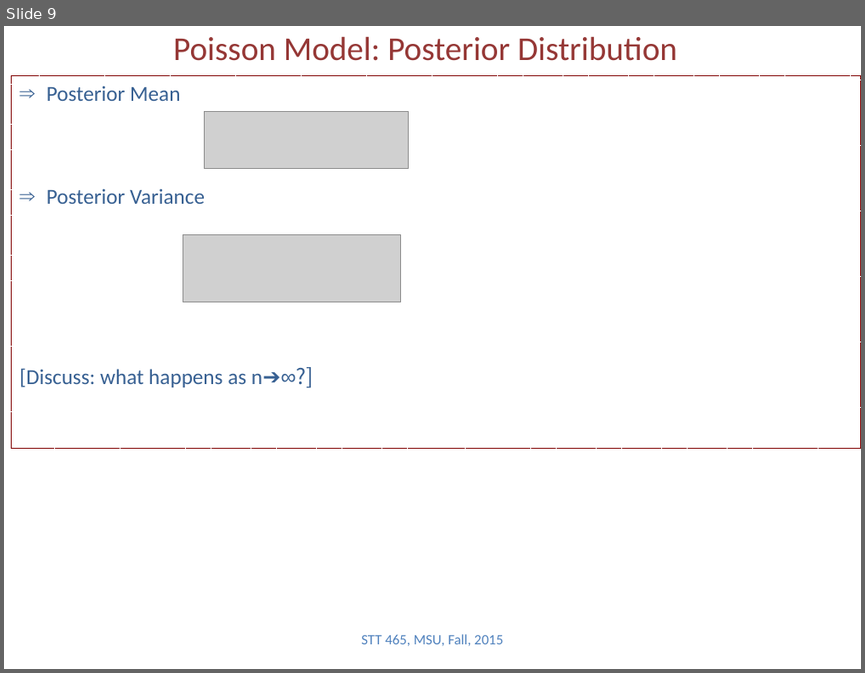
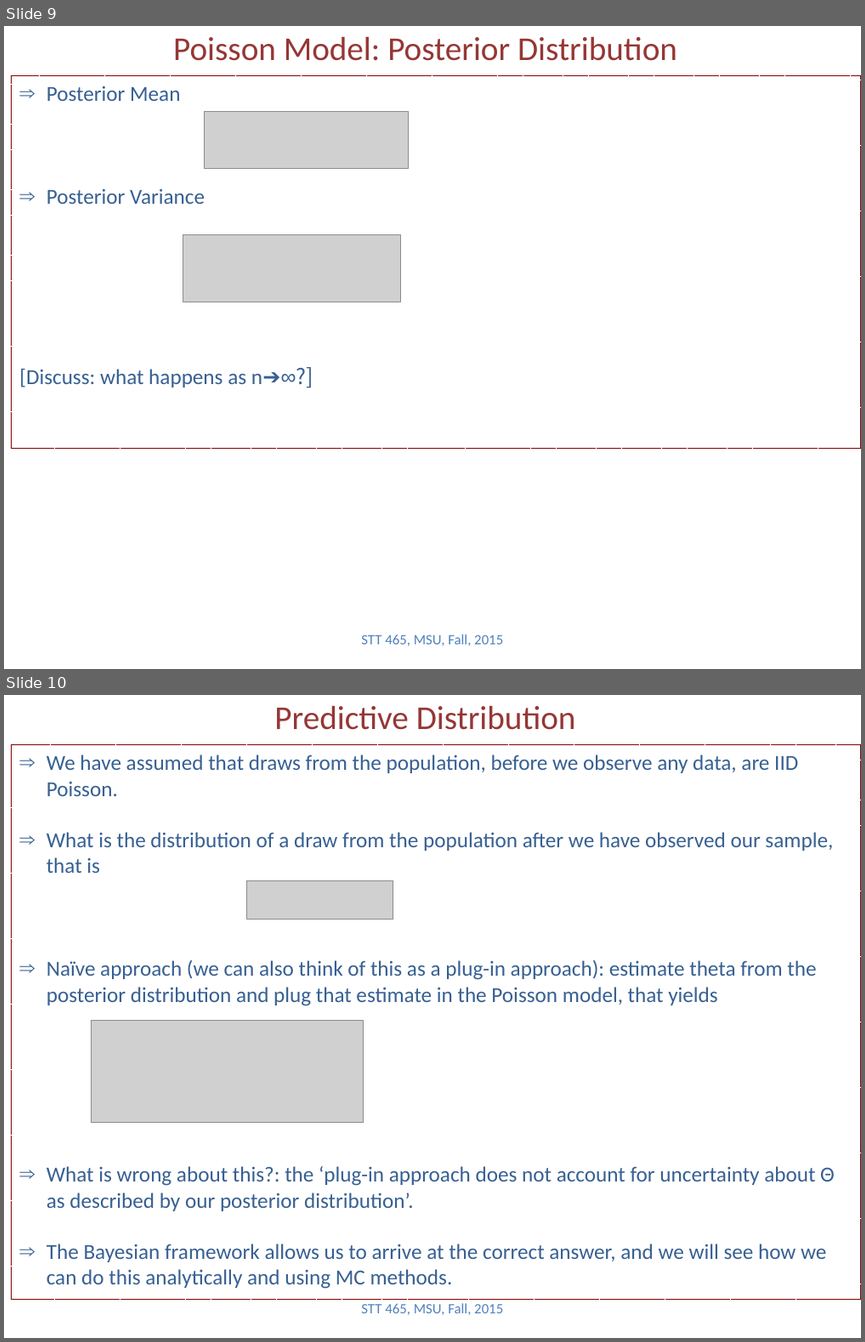
Before and after one commit to Boukos/STT465, a slide deck: STT465_3.pptx. Shown one above the other, each under a label of ours: slide 9 before the commit, slides 9 and 10 after it. The pictures are 865x673 and 865x1342 pixels, drawn with LibreOffice and Linux fonts; fonts in the diff are those of the drawing; grey boxes stand for pictures. Boxes give left, top, right and bottom in pixels: in the first picture for what was removed or moved away, otherwise in the second. Text is boxed around its words. In the diff, an @@ line names an element or a change of style, - is before the commit and + after.

```diff
--- a/STT465_3.pptx
+++ b/STT465_3.pptx
@@ slide 10 added at <box>4,695,861,1338</box>, background #FFFFFF @@
@@ title added at <box>274,705,576,730</box>, 28 pt, text #953735 @@
+Predictive Distribution
@@ rectangle added at <box>11,744,861,1299</box>, outline #800000 0.75 pt dashed, 18 pt, text #376092 @@
+⇒ We have assumed that draws from the population, before we observe any data, are IID Poisson.
+⇒ What is the distribution of a draw from the population after we have observed our sample, that is
+⇒ Naïve approach (we can also think of this as a plug-in approach): estimate theta from the posterior distribution and plug that estimate in the Poisson model, that yields
+⇒ What is wrong about this?: the ‘plug-in approach does not account for uncertainty about Θ as described by our posterior distribution’.
+⇒ The Bayesian framework allows us to arrive at the correct answer, and we will see how we can do this analytically and using MC methods.
@@ picture added at <box>246,881,393,919</box> @@
@@ picture added at <box>91,1021,363,1123</box> @@
@@ text added at <box>361,1303,503,1315</box>, 12 pt, text #4F81BD @@
+STT 465, MSU, Fall, 2015
```
Also in this commit, not shown: 3 other slides added, 2 other files.
